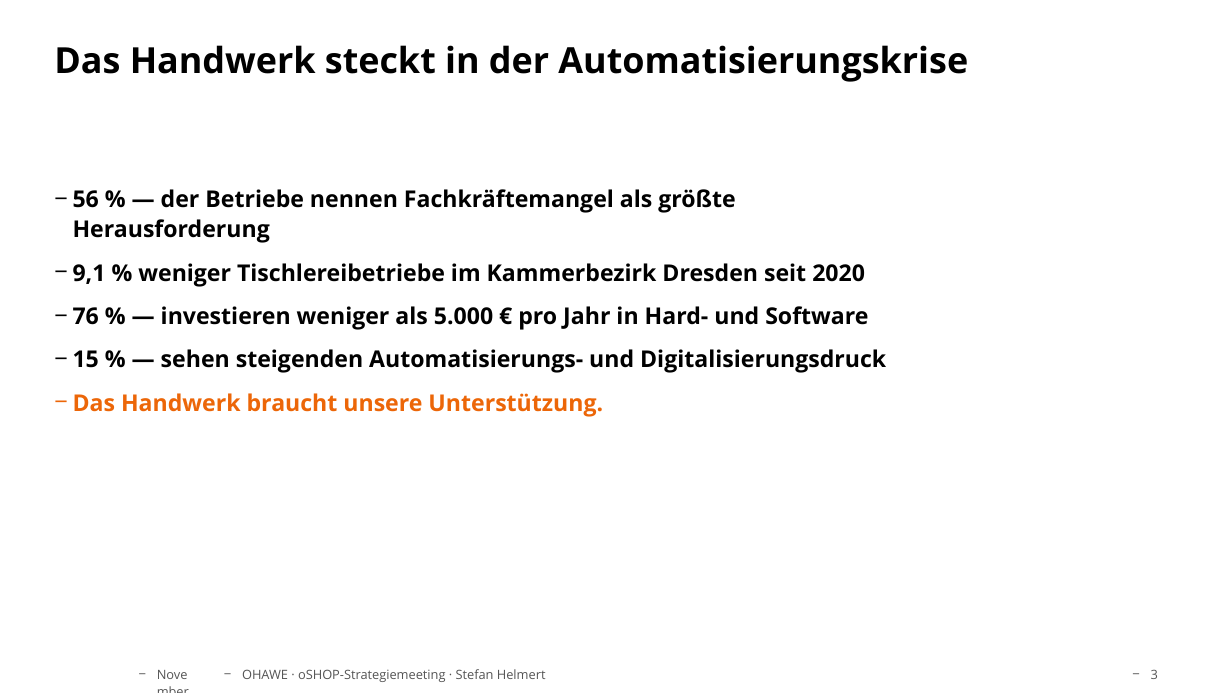
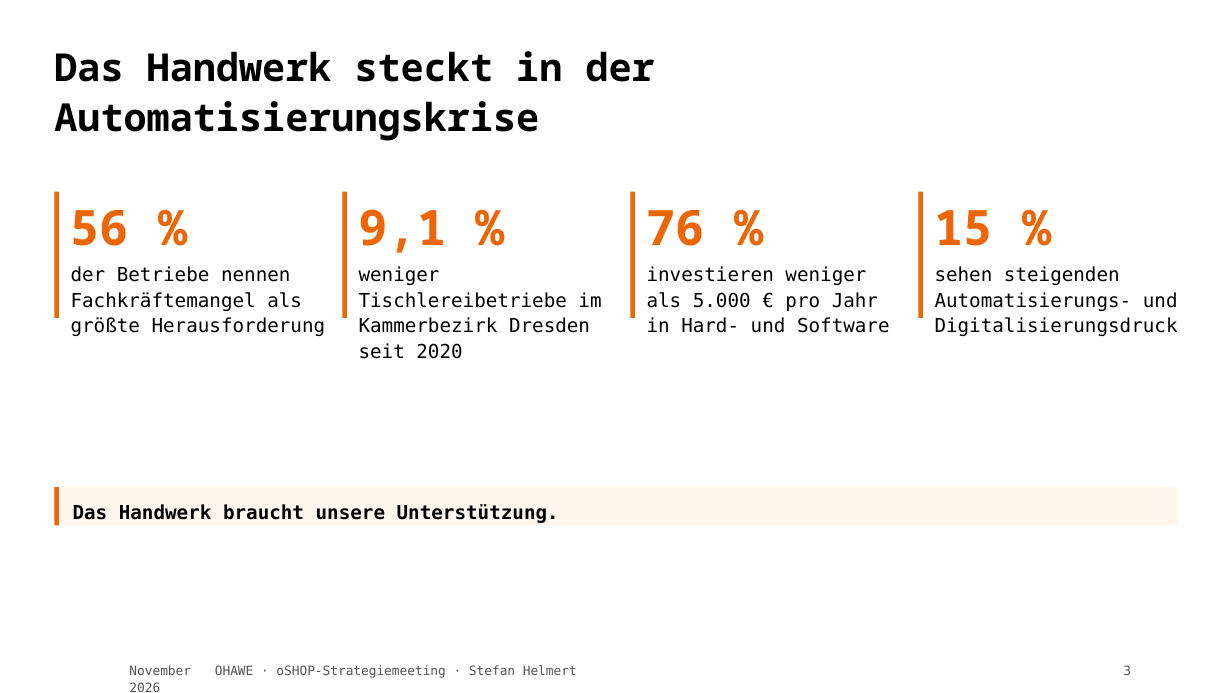
Before and after one commit to TheTesla/slides-oshop-strategieemeeting-ohawe, a slide deck: slide 3 of ohawe-strategie.pptx. Drawn at 1232x693 pixels with LibreOffice and Linux fonts; fonts in the diff are those of the drawing; background and template pictures are left out. Boxes give left, top, right and bottom in pixels: in the first picture for what was removed or moved away, otherwise in the second. Text is boxed around its words. In the diff, an @@ line names an element or a change of style, - is before the commit and + after.

```diff
--- a/ohawe-strategie.pptx
+++ b/ohawe-strategie.pptx
@@ text "Das Handwerk steckt in der ..." at [54,51,654,141]: size 28 to 30 pt, font Open Sans to Noto Sans Mono; line spacing 1 to 1.1; more space between paragraphs @@
@@ rectangle added at [55,191,59,318], fill #EC6608 @@
@@ text added at [71,209,130,246], 38 pt, text #EC6608, bold @@
+56 %
@@ text removed at [73,189,886,417] @@
-− 56 % — der Betriebe nennen Fachkräftemangel als größte Herausforderung
-− 9,1 % weniger Tischlereibetriebe im Kammerbezirk Dresden seit 2020
-− 76 % — investieren weniger als 5.000 € pro Jahr in Hard- und Software
-− 15 % — sehen steigenden Automatisierungs- und Digitalisierungsdruck
-− Das Handwerk braucht unsere Unterstützung.
@@ rectangle added at [343,191,348,318], fill #EC6608 @@
@@ text added at [359,209,447,253], 38 pt, text #EC6608, bold @@
+9,1 %
@@ rectangle added at [630,191,635,318], fill #EC6608 @@
@@ text added at [647,209,706,246], 38 pt, text #EC6608, bold @@
+76 %
@@ rectangle added at [919,191,923,318], fill #EC6608 @@
@@ text added at [935,210,994,246], 38 pt, text #EC6608, bold @@
+15 %
@@ text added at [71,266,326,336], 15 pt, text #000000 @@
+der Betriebe nennen Fachkräftemangel als größte Herausforderung
@@ text added at [359,266,601,359], 15 pt, text #000000 @@
+weniger Tischlereibetriebe im Kammerbezirk Dresden seit 2020
@@ text added at [647,266,890,333], 15 pt, text #000000 @@
+investieren weniger als 5.000 € pro Jahr in Hard- und Software
@@ text added at [935,266,1178,336], 15 pt, text #000000 @@
+sehen steigenden Automatisierungs- und Digitalisierungsdruck
@@ rectangle added at [55,487,1178,526], fill #FFF6EE @@
@@ rectangle added at [55,487,59,526], fill #EC6608 @@
@@ text added at [73,504,559,523], 15 pt, text #000000, bold @@
+Das Handwerk braucht unsere Unterstützung.
@@ font Open Sans to DejaVu Sans Mono; bullet − to none; less space between paragraphs in 3 elements at [129,665,191,692], [1123,665,1131,675], [215,665,577,678] @@
```
Also in this commit, not shown: 10 other slides changed, 4 other files.
